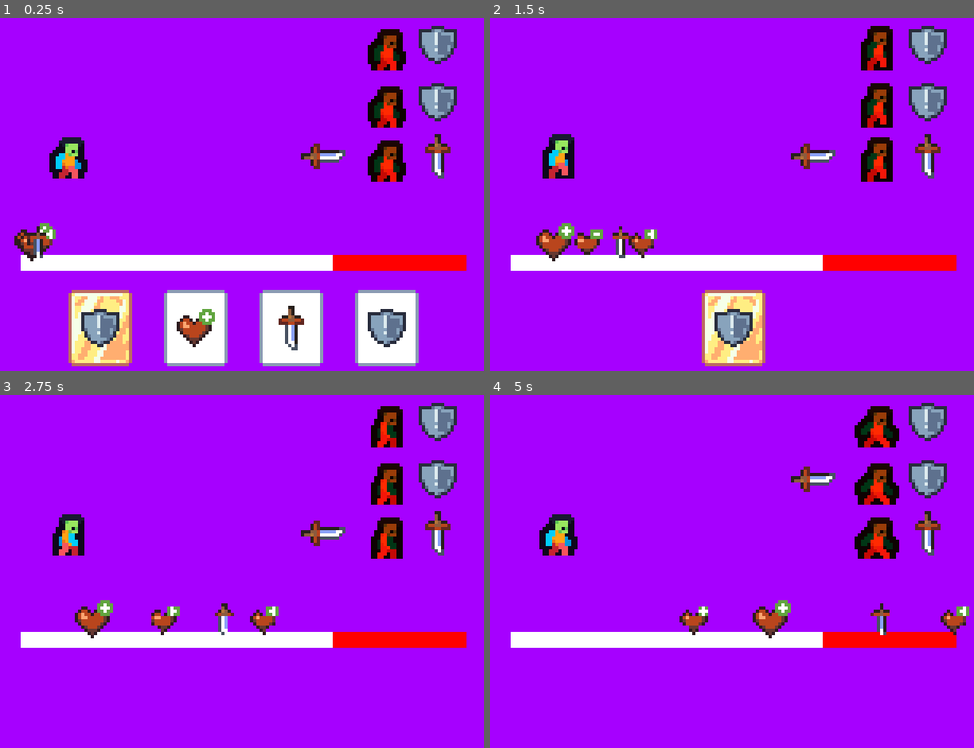
Above: before the commit, frames 1-4 (two rows, left to right).
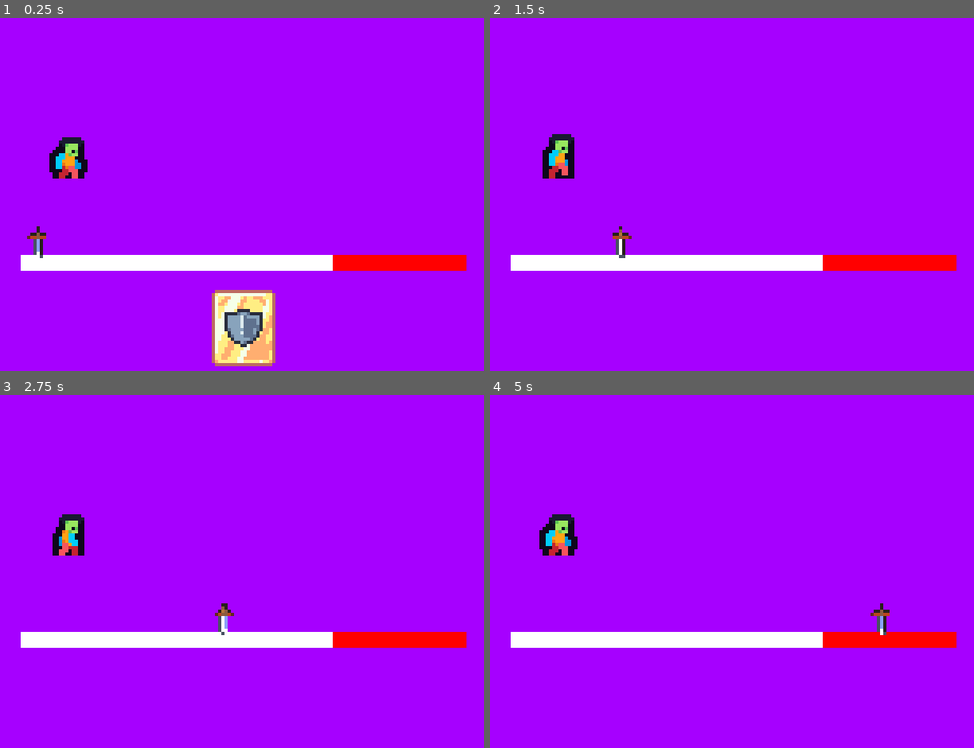
Above: after the commit, the same moments.

Repository: JohnathanRH/GBJAM
Game: Godot game, scene res://screens/main_game.tscn
Same seed, same stepped clock (60 frames per second), same inputs: the game is played once before the commit and once after it.
Inputs:
- Up to frame 1 (0.25 s): no input
- Up to frame 2 (1.5 s): tap Enter (A) at 0.5, 1.35 s; hold D (pad_right) 0.53-1.28 s; hold Enter (A) 0.53-1.28 s; hold S (pad_down) from 1.28 s (still down)
- Up to frame 3 (2.75 s): release S (pad_down) at 2.03 s; hold D (pad_right) from 2.03 s (still down); hold Enter (A) from 2.03 s (still down)
- Up to frame 4 (5 s): release D (pad_right) at 2.78 s; release Enter (A) at 2.78 s; hold W (pad_up) 2.78-3.53 s; tap Enter (A) at 2.85, 4.35 s; hold Enter (A) 3.53-4.28 s; hold A (pad_left) from 3.53 s (still down)

The runs differ from the first frame. In frame 1, 17% of the frame differs, in the area x 2-95%, y 2-99%; in frame 2, 8.2%; in frame 3, 5.2%; in frame 4, 5.6%.

Commit message:
Bullet system overhaul + Desperado
Bullet system previously derived from Resource. Now derived from Node

Diff:
--- /dev/null
+++ b/wild-west/common/classes/bullet.gd
@@ -0,0 +1,15 @@
+extends Node
+class_name Bullet
+
+@export var icon: CompressedTexture2D
+#@export var potency: Variant
+@export var target_amount: int = 1
+@export var manual_target_self: bool = false
+
+@onready var player: Player = get_tree().get_first_node_in_group("player")
+
+func fire(at: Entity) -> void:
+	pass
+
+func manual_fire(at: Entity) -> void:
+	pass
--- a/wild-west/common/classes/entities.gd
+++ b/wild-west/common/classes/entities.gd
@@ -5,6 +5,7 @@
 var float_text_scn = preload("res://common/float_up_text/float_up_text.tscn")
 
 @export var entity_resource: EntityResource
+var max_hp: float
 var hp: float
 var gauge_duration: float = 5.0
 var max_gauge: float = 5.0
@@ -37,7 +38,8 @@
 @abstract func death() -> void
 
 func mirror_entity_resource() -> void:
-	hp = entity_resource.hp
+	max_hp = entity_resource.max_hp
+	hp = entity_resource.max_hp
 	gauge_duration = entity_resource.gauge_duration
 	max_gauge = entity_resource.max_gauge
 
--- a/wild-west/common/resources/entity.gd
+++ b/wild-west/common/resources/entity.gd
@@ -1,7 +1,7 @@
 extends Resource
 class_name EntityResource
 
-@export var hp: float
+@export var max_hp: float = 10.0
 @export var gauge_duration: float = 5.0
 @export var max_gauge: float = 5.0
 @export var safe_segment: float = 7.0
--- a/wild-west/common/resources/player_resource.gd
+++ b/wild-west/common/resources/player_resource.gd
@@ -1,4 +1,4 @@
 extends EntityResource
 class_name PlayerResource
 
-@export var bullets: Array[BulletResource]
+@export var bullets: Array[PackedScene]
--- a/wild-west/entities/player/bullet_pick_control.gd
+++ b/wild-west/entities/player/bullet_pick_control.gd
@@ -26,12 +26,13 @@
 			player.selected_bullet = container.select(pointer)
 
 		if event.is_action_pressed("A"):
-			for enemy in player.selected_targets:
-				var bullet = player.selected_bullet
-				if bullet.manual_target_self:
-					player.selected_bullet.manual_fire(player)
-				else:
-					player.selected_bullet.manual_fire(enemy)
+			var bullet: Bullet = player.selected_bullet
+			if bullet.manual_target_self:
+				bullet.manual_fire(player)
+			else:
+				for enemy in player.selected_targets:
+					bullet.manual_fire(enemy)
+
 			container.discard_bullet(container.selected_button.bullet)
 			container.remove_child(container.selected_button)
 			pointer -= 1
--- a/wild-west/entities/player/default.tres
+++ b/wild-west/entities/player/default.tres
@@ -1,16 +1,12 @@
 [gd_resource type="Resource" script_class="PlayerResource" format=3 uid="uid://bp4b74uqyp4qa"]
 
-[ext_resource type="Script" uid="uid://c0lodpuau3xw2" path="res://common/resources/bullet.gd" id="1_dep3k"]
-[ext_resource type="Resource" uid="uid://cl17as3rpqntr" path="res://props/bullets/damage_bullet/45magnum.tres" id="2_4rtdq"]
-[ext_resource type="Resource" uid="uid://cvjc7kff05eej" path="res://props/bullets/damage_bullet/9mm.tres" id="3_haitf"]
-[ext_resource type="Resource" uid="uid://dulgcwk5ykdbo" path="res://props/bullets/damage_bullet/22lr.tres" id="4_4rtdq"]
+[ext_resource type="PackedScene" uid="uid://cuaul7vq5wh00" path="res://props/bullets/desperado/desperado_regular.tscn" id="1_f25xh"]
 [ext_resource type="Texture2D" uid="uid://c4nquys7l0ukl" path="res://assets/TESTONLY/symbol_slash.png" id="4_c11tb"]
 [ext_resource type="Script" uid="uid://ccpfjmgwt8haq" path="res://common/resources/player_resource.gd" id="5_pss8w"]
 
 [resource]
 script = ExtResource("5_pss8w")
-bullets = Array[ExtResource("1_dep3k")]([ExtResource("3_haitf"), ExtResource("2_4rtdq"), ExtResource("2_4rtdq"), ExtResource("2_4rtdq"), ExtResource("4_4rtdq"), ExtResource("4_4rtdq")])
-hp = 10.0
+bullets = Array[PackedScene]([ExtResource("1_f25xh")])
 gauge_duration = 6.0
 safe_segment = 0.7
 gauge_icon = ExtResource("4_c11tb")
--- a/wild-west/entities/player/player.gd
+++ b/wild-west/entities/player/player.gd
@@ -1,10 +1,10 @@
 extends Entity
 class_name Player
 
-var bullets: Array[BulletResource]
 @export var bullet_container: BulletsContainer
 
-var selected_bullet: BulletResource:
+var bullets: Array[Bullet]
+var selected_bullet: Bullet:
 	set = set_selected_bullet
 var selected_targets: Array[Enemy]
 
@@ -23,7 +23,7 @@
 	auto_fired.emit()
 
 
-func set_selected_bullet(bullet: BulletResource) -> void:
+func set_selected_bullet(bullet: Bullet) -> void:
 	selected_bullet = bullet
 	bullet_selected.emit()
 
@@ -35,4 +35,8 @@
 
 func mirror_entity_resource() -> void:
 	super.mirror_entity_resource()
-	bullets = entity_resource.bullets
+	hp = 5
+	for bullet_scn: PackedScene in entity_resource.bullets:
+		var bullet: Bullet = bullet_scn.instantiate()
+		bullets.push_back(bullet)
+		$Bullets.add_child(bullet)
--- a/wild-west/entities/player/player.tscn
+++ b/wild-west/entities/player/player.tscn
@@ -79,3 +79,5 @@
 [node name="EnemyPickControl" parent="." unique_id=1905000433 instance=ExtResource("4_bls4j")]
 
 [node name="BulletPickControl" parent="." unique_id=1582646411 instance=ExtResource("5_fkugw")]
+
+[node name="Bullets" type="Node" parent="." unique_id=58880926]
--- a/wild-west/props/bullet_button/bullet_button.gd
+++ b/wild-west/props/bullet_button/bullet_button.gd
@@ -5,7 +5,7 @@
 @export var selected_texture: CompressedTexture2D
 
 
-var bullet: BulletResource
+var bullet: Bullet
 
 func selected() -> void:
 	texture = selected_texture
--- a/wild-west/props/bullet_container/bullets_container.gd
+++ b/wild-west/props/bullet_container/bullets_container.gd
@@ -6,15 +6,16 @@
 
 var button_scn = preload("res://props/bullet_button/bullet_button.tscn")
 var selected_button: BulletButton
-var draw_pile: Array[BulletResource]
-var discard_pile: Array[BulletResource]
+var draw_pile: Array[Bullet]
+var discard_pile: Array[Bullet]
 
 func _ready() -> void:
+	#player.ready.connect(_on_player_ready)
 	draw_pile = player.bullets
 	player.damage_received.connect(draw_hand)
 	draw_hand()
 
-func select(index: int) -> BulletResource:
+func select(index: int) -> Bullet:
 	if selected_button:
 		selected_button.unselected()
 
@@ -30,14 +31,16 @@
 		discard_pile.clear()
 
 	for i in amount:
+		if draw_pile.is_empty():
+			break
 		var button: BulletButton = button_scn.instantiate()
 		var random_i = randi_range(0, draw_pile.size()-1)
-		var bullet: BulletResource = draw_pile[random_i]
+		var bullet: Bullet = draw_pile[random_i]
 		draw_pile.pop_at(random_i)
 
 		button.bullet = bullet
 		button.set_icon(bullet.icon)
 		add_child(button)
 
-func discard_bullet(bullet: BulletResource):
+func discard_bullet(bullet: Bullet):
 	discard_pile.push_back(bullet)
--- /dev/null
+++ b/wild-west/props/bullets/desperado/desperado_bullet.gd
@@ -0,0 +1,17 @@
+extends Bullet
+class_name DesperadoBullet
+
+@export var damage: float = 2
+@export var heal: float = 1
+
+func fire(at: Entity) -> void:
+	var hp_ratio: float = player.hp / player.max_hp
+	var clean_damage: float
+	if hp_ratio <= 0.5:
+		clean_damage = damage + 1
+
+	at.receive_damage(clean_damage)
+
+func manual_fire(at: Entity) -> void:
+	print("Healing player")
+	player.hp += heal
--- /dev/null
+++ b/wild-west/props/bullets/desperado/desperado_regular.tscn
@@ -0,0 +1,11 @@
+[gd_scene format=3 uid="uid://cuaul7vq5wh00"]
+
+[ext_resource type="Script" uid="uid://cy2vldw05p2ph" path="res://props/bullets/desperado/desperado_bullet.gd" id="1_2iebm"]
+[ext_resource type="Texture2D" uid="uid://ddn28wfqkanms" path="res://assets/TESTONLY/symbol_shield.png" id="2_xthro"]
+
+[node name="Regular" type="Node" unique_id=294648765]
+script = ExtResource("1_2iebm")
+damage = 2.0
+icon = ExtResource("2_xthro")
+manual_target_self = true
+metadata/_custom_type_script = "uid://cy2vldw05p2ph"
--- a/wild-west/screens/main_game.tscn
+++ b/wild-west/screens/main_game.tscn
@@ -2,105 +2,9 @@
 
 [ext_resource type="PackedScene" uid="uid://d38lxq2d0n56j" path="res://entities/player/player.tscn" id="1_hs5nc"]
 [ext_resource type="PackedScene" uid="uid://dl5grlf6nqrtr" path="res://common/gauge_bar/gauge_bar.tscn" id="2_hs5nc"]
-[ext_resource type="PackedScene" uid="uid://dnmrl758eac4u" path="res://entities/enemy/enemy.tscn" id="2_phyky"]
-[ext_resource type="PackedScene" uid="uid://b283ihsivierj" path="res://props/intents/slow/little.tscn" id="6_cuh3k"]
 [ext_resource type="PackedScene" uid="uid://cqqof33xxdhtc" path="res://props/bullet_container/bullets_container.tscn" id="7_bq5v2"]
-[ext_resource type="Texture2D" uid="uid://cjcl2srddwsmg" path="res://assets/TESTONLY/symbol_heal.png" id="8_pys20"]
-[ext_resource type="Texture2D" uid="uid://gm4ycwjyvw54" path="res://assets/TESTONLY/2DPCT_Walk.png" id="8_q5ngc"]
-[ext_resource type="PackedScene" uid="uid://82xv5ya3eubr" path="res://props/intents/damage/light_damage.tscn" id="9_q5ngc"]
-[ext_resource type="Script" uid="uid://dh7bfboklvbvo" path="res://common/resources/enemy.gd" id="10_auhgc"]
 
 [sub_resource type="PlaceholderTexture2D" id="PlaceholderTexture2D_s1fef"]
-
-[sub_resource type="Resource" id="Resource_q5ngc"]
-script = ExtResource("10_auhgc")
-intents = Array[PackedScene]([ExtResource("9_q5ngc")])
-hp = 10.0
-gauge_duration = 9.0
-safe_segment = 0.7
-gauge_icon = ExtResource("8_pys20")
-metadata/_custom_type_script = "uid://dh7bfboklvbvo"
-
-[sub_resource type="Resource" id="Resource_7ms6v"]
-script = ExtResource("10_auhgc")
-intents = Array[PackedScene]([ExtResource("9_q5ngc"), ExtResource("6_cuh3k")])
-hp = 10.0
-gauge_duration = 8.5
-safe_segment = 0.7
-gauge_icon = ExtResource("8_pys20")
-metadata/_custom_type_script = "uid://dh7bfboklvbvo"
-
-[sub_resource type="AtlasTexture" id="AtlasTexture_4wwj3"]
-atlas = ExtResource("8_q5ngc")
-region = Rect2(0, 0, 16, 16)
-
-[sub_resource type="AtlasTexture" id="AtlasTexture_d50e0"]
-atlas = ExtResource("8_q5ngc")
-region = Rect2(16, 0, 16, 16)
-
-[sub_resource type="AtlasTexture" id="AtlasTexture_61ikd"]
-atlas = ExtResource("8_q5ngc")
-region = Rect2(32, 0, 16, 16)
-
-[sub_resource type="AtlasTexture" id="AtlasTexture_721x4"]
-atlas = ExtResource("8_q5ngc")
-region = Rect2(48, 0, 16, 16)
-
-[sub_resource type="AtlasTexture" id="AtlasTexture_eaj7m"]
-atlas = ExtResource("8_q5ngc")
-region = Rect2(64, 0, 16, 16)
-
-[sub_resource type="AtlasTexture" id="AtlasTexture_a8fs5"]
-atlas = ExtResource("8_q5ngc")
-region = Rect2(80, 0, 16, 16)
-
-[sub_resource type="AtlasTexture" id="AtlasTexture_7vrfk"]
-atlas = ExtResource("8_q5ngc")
-region = Rect2(96, 0, 16, 16)
-
-[sub_resource type="AtlasTexture" id="AtlasTexture_4ohlc"]
-atlas = ExtResource("8_q5ngc")
-region = Rect2(112, 0, 16, 16)
-
-[sub_resource type="SpriteFrames" id="SpriteFrames_auhgc"]
-animations = [{
-"frames": [{
-"duration": 1.0,
-"texture": SubResource("AtlasTexture_4wwj3")
-}, {
-"duration": 1.0,
-"texture": SubResource("AtlasTexture_d50e0")
-}, {
-"duration": 1.0,
-"texture": SubResource("AtlasTexture_61ikd")
-}, {
-"duration": 1.0,
-"texture": SubResource("AtlasTexture_721x4")
-}, {
-"duration": 1.0,
-"texture": SubResource("AtlasTexture_eaj7m")
-}, {
-"duration": 1.0,
-"texture": SubResource("AtlasTexture_a8fs5")
-}, {
-"duration": 1.0,
-"texture": SubResource("AtlasTexture_7vrfk")
-}, {
-"duration": 1.0,
-"texture": SubResource("AtlasTexture_4ohlc")
-}],
-"loop": 1,
-"name": &"default",
-"speed": 5.0
-}]
-
-[sub_resource type="Resource" id="Resource_pys20"]
-script = ExtResource("10_auhgc")
-intents = Array[PackedScene]([ExtResource("9_q5ngc"), ExtResource("6_cuh3k")])
-hp = 10.0
-safe_segment = 0.7
-gauge_icon = ExtResource("8_pys20")
-metadata/_custom_type_script = "uid://dh7bfboklvbvo"
 
 [node name="MainGame" type="Node2D" unique_id=808725349]
 
@@ -114,19 +18,6 @@
 position = Vector2(12, 101)
 duration = 5.0
 
-[node name="Enemy" parent="." unique_id=465984190 instance=ExtResource("2_phyky")]
-position = Vector2(127.00001, 70)
-entity_resource = SubResource("Resource_q5ngc")
-
-[node name="Enemy2" parent="." unique_id=787607369 instance=ExtResource("2_phyky")]
-position = Vector2(127.00001, 53)
-entity_resource = SubResource("Resource_7ms6v")
-
-[node name="Enemy3" parent="." unique_id=362441325 instance=ExtResource("2_phyky")]
-position = Vector2(127.00001, 35)
-sprite_frames = SubResource("SpriteFrames_auhgc")
-entity_resource = SubResource("Resource_pys20")
-
 [node name="Player" parent="." unique_id=1634526488 node_paths=PackedStringArray("bullet_container") instance=ExtResource("1_hs5nc")]
 position = Vector2(27.000008, 69.000015)
 bullet_container = NodePath("../BulletsContainer")
Not shown, added: wild-west/common/classes/bullet.gd.uid
Not shown, added: wild-west/props/bullets/desperado/desperado_bullet.gd.uid
